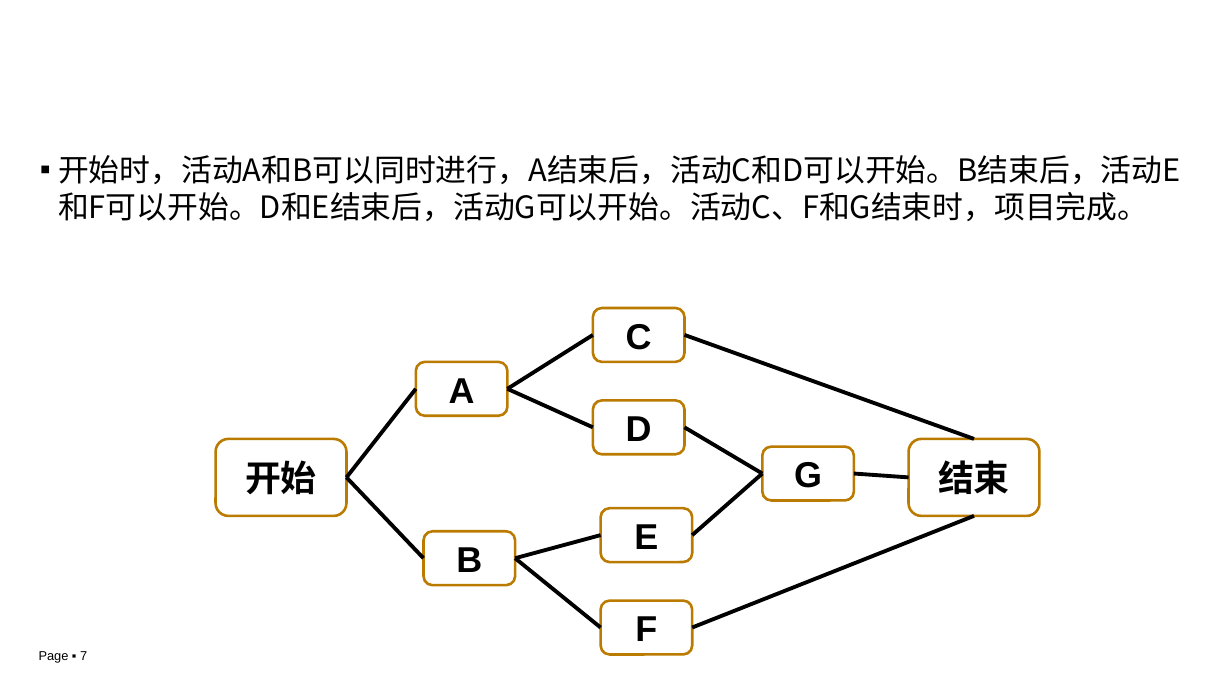
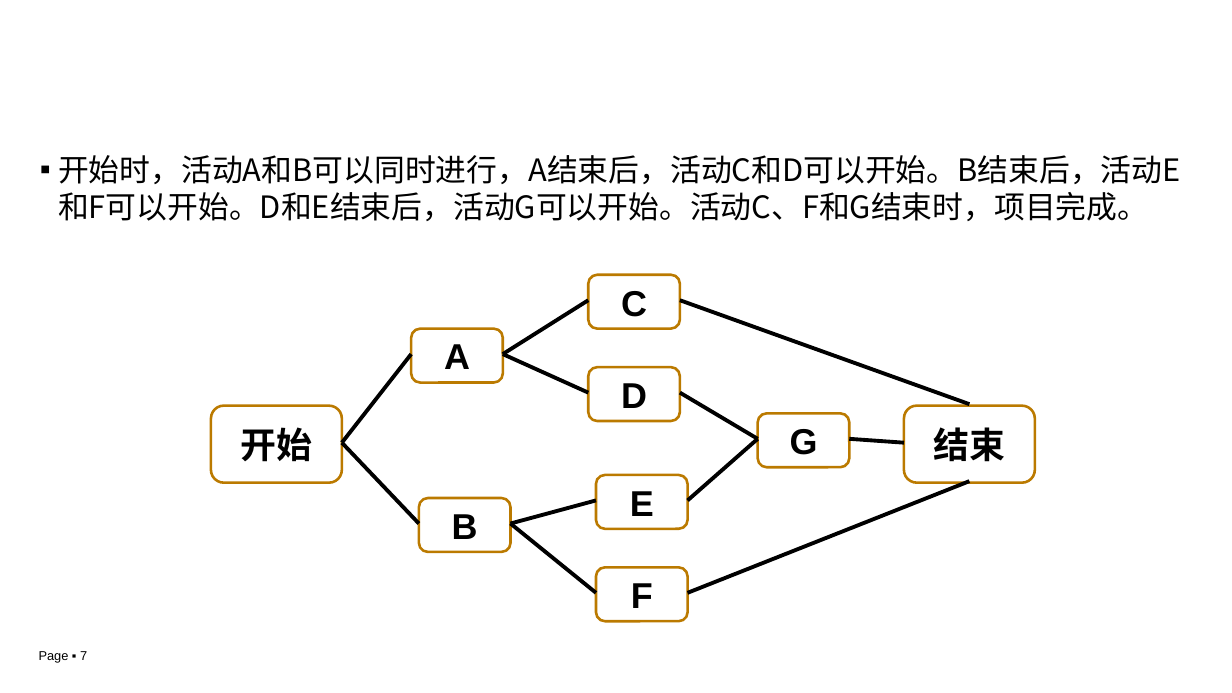
Before and after one commit to edu2act/course-IT-Project-Management, a slide deck: slide 7 of materials/slides/ch03-2.pptx. Drawn at 1232x693 pixels with LibreOffice and Linux fonts; fonts in the diff are those of the drawing; background and template pictures are left out. Boxes give left, top, right and bottom in pixels: in the first picture for what was removed or moved away, otherwise in the second. Text is boxed around its words. In the diff, an @@ line names an element or a change of style, - is before the commit and + after.

```diff
--- a/materials/slides/ch03-2.pptx
+++ b/materials/slides/ch03-2.pptx
@@ 11 lines, 9 rounded rectangles: place and size @@
-11 lines, 9 rounded rectangles at [215,308,1040,654]
+11 lines, 9 rounded rectangles at [211,274,1035,621]
```
Also in this commit, not shown: 8 other slides changed, 1 slide removed, 1 other file.
